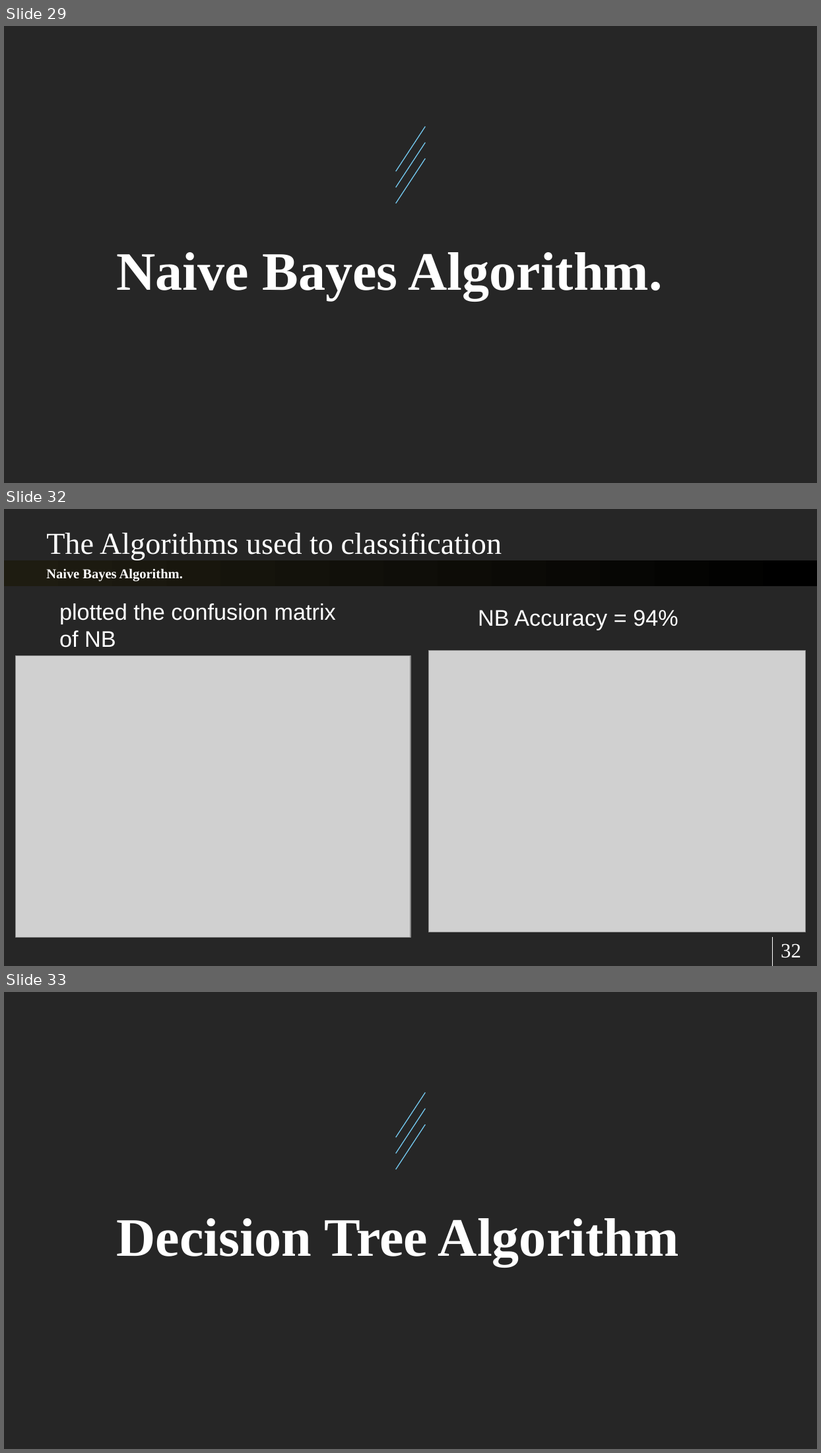
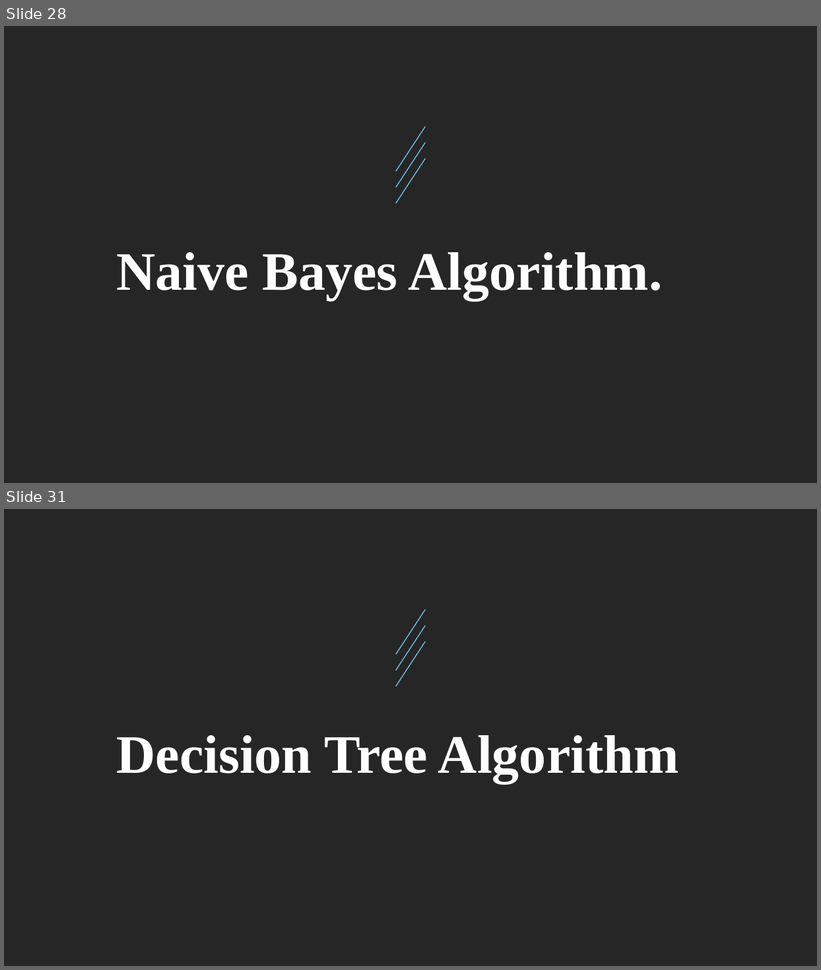
Before and after one commit to sherifRoshdy/Machine-learning-project, a slide deck: Presentation/final ml.pptx. Shown one above the other, each under a label of ours: slides 29, 32 and 33 before the commit, slides 28 and 31 after it; the slides between them are not shown. The pictures are 821x1453 and 821x970 pixels, drawn with LibreOffice and Linux fonts; fonts in the diff are those of the drawing; grey boxes stand for pictures. Boxes give left, top, right and bottom in pixels: in the first picture for what was removed or moved away, otherwise in the second. Text is boxed around its words. In the diff, an @@ line names an element or a change of style, - is before the commit and + after.

```diff
--- a/Presentation/final ml.pptx
+++ b/Presentation/final ml.pptx
@@ slide 32 removed at [4,509,817,966], background #262626 @@
@@ text removed at [46,532,502,560] @@
-The Algorithms used to classification
@@ rectangle removed at [4,561,817,586] @@
@@ text removed at [46,568,183,582] @@
-Naive Bayes Algorithm.
@@ text removed at [59,603,336,648] @@
-plotted the confusion matrix
-of NB
@@ text removed at [478,610,679,630] @@
-NB Accuracy = 94%
@@ picture removed at [15,656,411,937] @@
@@ picture removed at [428,650,805,933] @@
@@ line removed from (772, 937) to (772, 966) @@
@@ page number removed at [781,944,801,958] @@
-32
@@ what was slide 29 is now slide 28 @@
@@ what was slide 33 is now slide 31 @@
```
Also in this commit, not shown: 16 slides changed, 2 slides added, 1 other slide removed, 1 other file.
